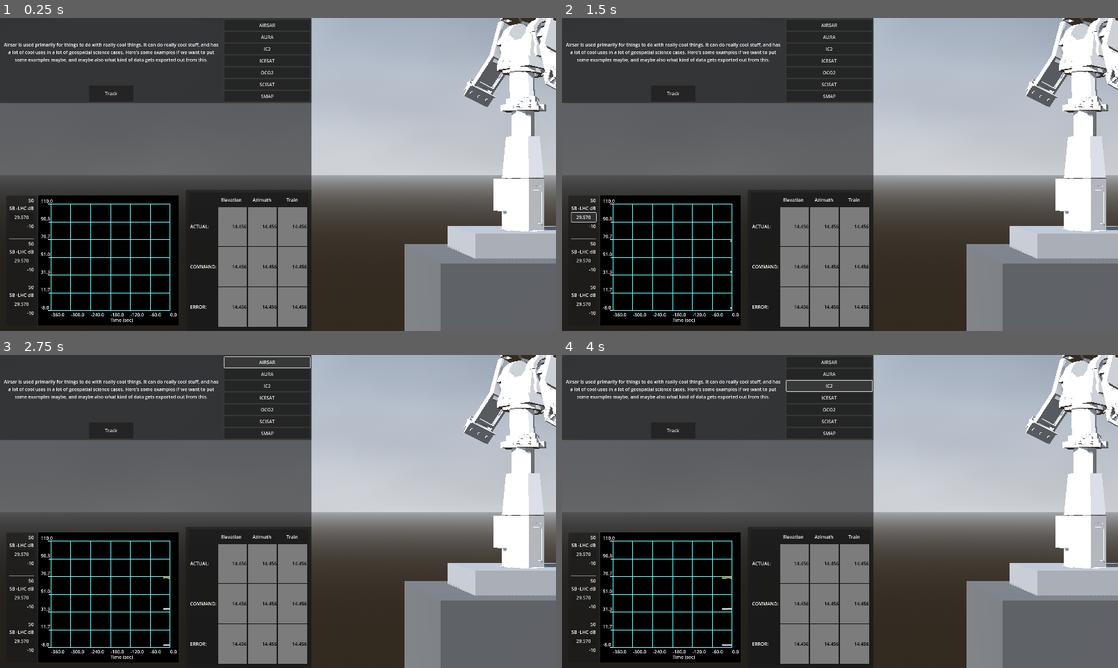
Above: before the commit, frames 1-4 (two rows, left to right).
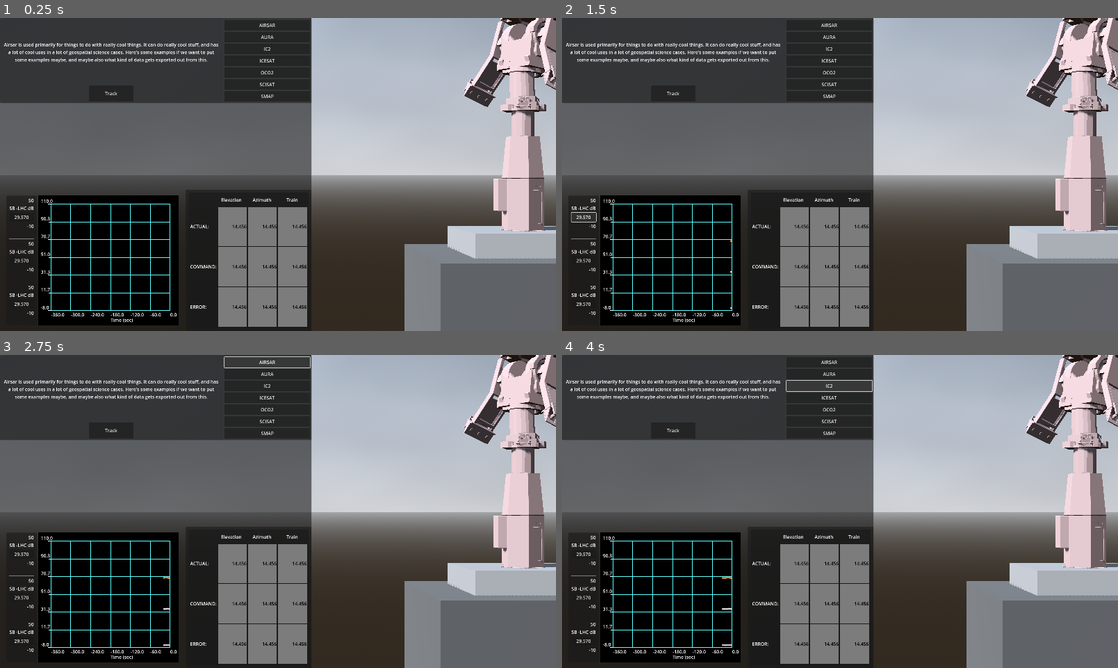
Above: after the commit, the same moments.

Repository: asfadmin/antenna-museum-exhibit
Game: Godot game, scene res://src/main.tscn
Same seed, same stepped clock (60 frames per second), same inputs: the game is played once before the commit and once after it.
Inputs:
- Up to frame 1 (0.25 s): no input
- Up to frame 2 (1.5 s): click "Track" at 0.5 s; click "29.570" at 1.25 s
- Up to frame 3 (2.75 s): click "AIRSAR" at 2 s
- Up to frame 4 (4 s): click "AURA" at 2.75 s; click "IC2" at 3.5 s

The runs differ from the first frame. In frame 1, 5.9% of the frame differs, in the area x 83-100%, y 0-69%; in frame 2, 5.9%; in frame 3, 5.9%; in frame 4, 5.9%.

Commit message:
feat: add material for antenna

Diff:
--- /dev/null
+++ b/exhibit-frontend/src/antenna/antenna.gd
@@ -0,0 +1 @@
+extends Node3D
--- /dev/null
+++ b/exhibit-frontend/src/antenna/antenna.tres
@@ -0,0 +1,4 @@
+[gd_resource type="StandardMaterial3D" format=3 uid="uid://di20wulf2k62r"]
+
+[resource]
+albedo_color = Color(0.629442, 0.541009, 0.53898, 1)
--- /dev/null
+++ b/exhibit-frontend/src/antenna/antenna.tscn
@@ -0,0 +1,104 @@
+[gd_scene load_steps=13 format=3 uid="uid://qjcn72nl6tvi"]
+
+[ext_resource type="Script" uid="uid://c5ui2e33ng278" path="res://src/antenna/antenna.gd" id="1_nx3gt"]
+[ext_resource type="PackedScene" uid="uid://b3opwuplxgqx0" path="res://assets/antenna_parts/0_-_Block.glb" id="2_2q8t5"]
+[ext_resource type="Material" uid="uid://di20wulf2k62r" path="res://src/antenna/antenna.tres" id="2_7pgxy"]
+[ext_resource type="PackedScene" uid="uid://ba64rfu8sp68g" path="res://assets/antenna_parts/1_-_Base.glb" id="3_avsif"]
+[ext_resource type="PackedScene" uid="uid://ci1xtdqxnvljc" path="res://assets/antenna_parts/2_-_Base_2.glb" id="4_6hgws"]
+[ext_resource type="PackedScene" uid="uid://bcvhemt7grexu" path="res://assets/antenna_parts/3_-_Pivot_Point.glb" id="5_2dns4"]
+[ext_resource type="PackedScene" uid="uid://b0mdtlw2s124b" path="res://assets/antenna_parts/6_-_Dish_Connector.glb" id="6_lw6s6"]
+[ext_resource type="PackedScene" uid="uid://dtt1g4b4tdl84" path="res://assets/antenna_parts/7_-_Dish.glb" id="7_wbuli"]
+[ext_resource type="PackedScene" uid="uid://dm35slvgaiaaw" path="res://assets/antenna_parts/8_-_Dish_Prong.glb" id="8_r7578"]
+[ext_resource type="PackedScene" uid="uid://cvsfhkxsifivr" path="res://assets/antenna_parts/9_-_Dish_Wire.glb" id="9_xwwws"]
+[ext_resource type="PackedScene" uid="uid://bdf8gvu1xau3i" path="res://assets/antenna_parts/4_-_R_Weight.glb" id="10_l16sl"]
+[ext_resource type="PackedScene" uid="uid://c5twodvirj3d5" path="res://assets/antenna_parts/5_-_L_Weight.glb" id="11_wi3du"]
+
+[node name="Antenna" type="Node3D"]
+script = ExtResource("1_nx3gt")
+
+[node name="0_-_Block" parent="." instance=ExtResource("2_2q8t5")]
+transform = Transform3D(1, 0, 0, 0, -4.37114e-08, -1, 0, 1, -4.37114e-08, 0, -7.86131, 0)
+
+[node name="0 - Block" parent="0_-_Block" index="0"]
+material_override = ExtResource("2_7pgxy")
+surface_material_override/0 = ExtResource("2_7pgxy")
+
+[node name="1_-_Base" parent="." instance=ExtResource("3_avsif")]
+transform = Transform3D(1, 0, 0, 0, -4.37114e-08, -1, 0, 1, -4.37114e-08, -0.148741, 5.0558, -2.68437)
+
+[node name="1 - Base" parent="1_-_Base" index="0"]
+material_override = ExtResource("2_7pgxy")
+
+[node name="2_-_Base_2" parent="." instance=ExtResource("4_6hgws")]
+transform = Transform3D(1, 0, 0, 0, -4.37114e-08, -1, 0, 1, -4.37114e-08, -0.760994, 14.9275, -2.17999)
+
+[node name="2 - Base 2" parent="2_-_Base_2" index="0"]
+material_override = ExtResource("2_7pgxy")
+
+[node name="Horizontal Rotator" type="Node3D" parent="."]
+transform = Transform3D(0.463095, 0, -0.886309, 0, 1, 0, 0.886309, 0, 0.463095, -0.317264, 16.8599, -2.97598)
+
+[node name="3_-_Pivot_Point" parent="Horizontal Rotator" instance=ExtResource("5_2dns4")]
+transform = Transform3D(1, 0, 0, 0, -4.09782e-08, -1, 0, 1, -4.09782e-08, -0.173912, 5.30043, -0.56586)
+
+[node name="3 - Pivot Point" parent="Horizontal Rotator/3_-_Pivot_Point" index="0"]
+material_override = ExtResource("2_7pgxy")
+
+[node name="Antenna Rotator" type="Node3D" parent="Horizontal Rotator"]
+transform = Transform3D(1, 0, 0, 0, 0.978867, 0.204496, 0, -0.204496, 0.978867, 0, 6.11736, 0)
+
+[node name="Weight Rotator" type="Node3D" parent="Horizontal Rotator/Antenna Rotator"]
+transform = Transform3D(1, 0, 0, 0, 1, 0, 0, 0, 1, 0, -6.11736, 0)
+
+[node name="6_-_Dish_Connector" parent="Horizontal Rotator/Antenna Rotator/Weight Rotator" instance=ExtResource("6_lw6s6")]
+transform = Transform3D(1, 0, 0, 0, -4.37114e-08, -1, 0, 1, -4.37114e-08, -0.208233, 9.13718, -1.32583)
+
+[node name="6 - Dish Connector" parent="Horizontal Rotator/Antenna Rotator/Weight Rotator/6_-_Dish_Connector" index="0"]
+material_override = ExtResource("2_7pgxy")
+
+[node name="7_-_Dish" parent="Horizontal Rotator/Antenna Rotator/Weight Rotator" instance=ExtResource("7_wbuli")]
+transform = Transform3D(1, 0, 0, 0, -4.37114e-08, -1, 0, 1, -4.37114e-08, -0.375654, 13.9249, -2.21154)
+
+[node name="7 - Dish" parent="Horizontal Rotator/Antenna Rotator/Weight Rotator/7_-_Dish" index="0"]
+material_override = ExtResource("2_7pgxy")
+
+[node name="8_-_Dish_Prong" parent="Horizontal Rotator/Antenna Rotator/Weight Rotator" instance=ExtResource("8_r7578")]
+transform = Transform3D(1, 0, 0, 0, -4.37114e-08, -1, 0, 1, -4.37114e-08, -0.11995, 14.2106, -2.45432)
+
+[node name="8 - Dish Prong" parent="Horizontal Rotator/Antenna Rotator/Weight Rotator/8_-_Dish_Prong" index="0"]
+material_override = ExtResource("2_7pgxy")
+
+[node name="9_-_Dish_Wire" parent="Horizontal Rotator/Antenna Rotator/Weight Rotator" instance=ExtResource("9_xwwws")]
+transform = Transform3D(1, 0, 0, 0, -4.37114e-08, -1, 0, 1, -4.37114e-08, -0.0638612, 20.0196, -3.09923)
+
+[node name="9 - Dish Wire" parent="Horizontal Rotator/Antenna Rotator/Weight Rotator/9_-_Dish_Wire" index="0"]
+material_override = ExtResource("2_7pgxy")
+
+[node name="RWeight" type="Node3D" parent="Horizontal Rotator/Antenna Rotator"]
+transform = Transform3D(1, 0, 0, 0, 1, 0, 0, 0, 1, 2.72342, -0.0603981, -0.0636269)
+
+[node name="4_-_R_Weight" parent="Horizontal Rotator/Antenna Rotator/RWeight" instance=ExtResource("10_l16sl")]
+transform = Transform3D(1, 0, 0, 0, -4.09782e-08, -1, 0, 1, -4.09782e-08, 3.05649, -4.50705, -0.285395)
+
+[node name="4 - R Weight" parent="Horizontal Rotator/Antenna Rotator/RWeight/4_-_R_Weight" index="0"]
+material_override = ExtResource("2_7pgxy")
+
+[node name="LWeight" type="Node3D" parent="Horizontal Rotator/Antenna Rotator"]
+transform = Transform3D(1, 0, 0, 0, 1, 0, 0, 0, 1, -3.65513, 0.205244, 0)
+
+[node name="5_-_L_Weight" parent="Horizontal Rotator/Antenna Rotator/LWeight" instance=ExtResource("11_wi3du")]
+transform = Transform3D(1, 0, 0, 0, -4.09782e-08, -1, 0, 1, -4.09782e-08, -2.66982, -4.89745, -0.142724)
+
+[node name="5 - L Weight" parent="Horizontal Rotator/Antenna Rotator/LWeight/5_-_L_Weight" index="0"]
+material_override = ExtResource("2_7pgxy")
+
+[editable path="0_-_Block"]
+[editable path="1_-_Base"]
+[editable path="2_-_Base_2"]
+[editable path="Horizontal Rotator/3_-_Pivot_Point"]
+[editable path="Horizontal Rotator/Antenna Rotator/Weight Rotator/6_-_Dish_Connector"]
+[editable path="Horizontal Rotator/Antenna Rotator/Weight Rotator/7_-_Dish"]
+[editable path="Horizontal Rotator/Antenna Rotator/Weight Rotator/8_-_Dish_Prong"]
+[editable path="Horizontal Rotator/Antenna Rotator/Weight Rotator/9_-_Dish_Wire"]
+[editable path="Horizontal Rotator/Antenna Rotator/RWeight/4_-_R_Weight"]
+[editable path="Horizontal Rotator/Antenna Rotator/LWeight/5_-_L_Weight"]
--- a/exhibit-frontend/src/main.tscn
+++ b/exhibit-frontend/src/main.tscn
@@ -1,18 +1,9 @@
-[gd_scene load_steps=23 format=3 uid="uid://d376paxrwxpt1"]
+[gd_scene load_steps=14 format=3 uid="uid://d376paxrwxpt1"]
 
 [ext_resource type="PackedScene" uid="uid://knpf8lihjx0u" path="res://src/button_kiosk/button_kiosk.tscn" id="1_5oyyh"]
 [ext_resource type="Script" uid="uid://nuwitqjnjsod" path="res://addons/orbit_camera/orbit_camera.gd" id="2_v2ihe"]
 [ext_resource type="PackedScene" uid="uid://cvfg2agde6b5d" path="res://src/plot_control/PlotControl.tscn" id="3_kylsy"]
-[ext_resource type="PackedScene" uid="uid://b3opwuplxgqx0" path="res://assets/antenna_parts/0_-_Block.glb" id="4_srxbw"]
-[ext_resource type="PackedScene" uid="uid://ba64rfu8sp68g" path="res://assets/antenna_parts/1_-_Base.glb" id="5_d3u4l"]
-[ext_resource type="PackedScene" uid="uid://ci1xtdqxnvljc" path="res://assets/antenna_parts/2_-_Base_2.glb" id="6_mlv6i"]
-[ext_resource type="PackedScene" uid="uid://bcvhemt7grexu" path="res://assets/antenna_parts/3_-_Pivot_Point.glb" id="7_tb146"]
-[ext_resource type="PackedScene" uid="uid://bdf8gvu1xau3i" path="res://assets/antenna_parts/4_-_R_Weight.glb" id="8_e7lu8"]
-[ext_resource type="PackedScene" uid="uid://c5twodvirj3d5" path="res://assets/antenna_parts/5_-_L_Weight.glb" id="9_okx7f"]
-[ext_resource type="PackedScene" uid="uid://b0mdtlw2s124b" path="res://assets/antenna_parts/6_-_Dish_Connector.glb" id="10_sta5p"]
-[ext_resource type="PackedScene" uid="uid://dtt1g4b4tdl84" path="res://assets/antenna_parts/7_-_Dish.glb" id="11_sif16"]
-[ext_resource type="PackedScene" uid="uid://dm35slvgaiaaw" path="res://assets/antenna_parts/8_-_Dish_Prong.glb" id="12_d7bab"]
-[ext_resource type="PackedScene" uid="uid://cvsfhkxsifivr" path="res://assets/antenna_parts/9_-_Dish_Wire.glb" id="13_ib8ht"]
+[ext_resource type="PackedScene" uid="uid://qjcn72nl6tvi" path="res://src/antenna/antenna.tscn" id="4_3cfgd"]
 
 [sub_resource type="CylinderMesh" id="CylinderMesh_yklx4"]
 height = 4.0
@@ -121,7 +112,7 @@
 size_flags_stretch_ratio = 0.25
 alignment = 1
 
-[node name="Button" type="Button" parent="PanelContainer/VBoxContainer/PanelContainer/Control/MarginContainer/VBoxContainer2/Control"]
+[node name="TrackButton" type="Button" parent="PanelContainer/VBoxContainer/PanelContainer/Control/MarginContainer/VBoxContainer2/Control"]
 custom_minimum_size = Vector2(153.465, 0)
 layout_mode = 2
 text = "Track"
@@ -200,50 +191,5 @@
 transform = Transform3D(1, 0, 0, 0, 1, 0, 0, 0, 1, 0, -1.84834, 0)
 size = Vector3(3, 1, 3)
 
-[node name="Antenna" type="Node3D" parent="."]
+[node name="Antenna" parent="." instance=ExtResource("4_3cfgd")]
 transform = Transform3D(0.205, 0, 0, 0, 0.205, 0, 0, 0, 0.205, 0.136787, -1.37393, 0.715678)
-
-[node name="0_-_Block" parent="Antenna" instance=ExtResource("4_srxbw")]
-transform = Transform3D(1, 0, 0, 0, -4.37114e-08, -1, 0, 1, -4.37114e-08, 0, -7.86131, 0)
-
-[node name="1_-_Base" parent="Antenna" instance=ExtResource("5_d3u4l")]
-transform = Transform3D(1, 0, 0, 0, -4.37114e-08, -1, 0, 1, -4.37114e-08, -0.148741, 5.0558, -2.68437)
-
-[node name="2_-_Base_2" parent="Antenna" instance=ExtResource("6_mlv6i")]
-transform = Transform3D(1, 0, 0, 0, -4.37114e-08, -1, 0, 1, -4.37114e-08, -0.760994, 14.9275, -2.17999)
-
-[node name="Horizontal Rotator" type="Node3D" parent="Antenna"]
-transform = Transform3D(0.463095, 0, -0.886309, 0, 1, 0, 0.886309, 0, 0.463095, -0.317264, 16.8599, -2.97598)
-
-[node name="3_-_Pivot_Point" parent="Antenna/Horizontal Rotator" instance=ExtResource("7_tb146")]
-transform = Transform3D(1, 0, 0, 0, -4.09782e-08, -1, 0, 1, -4.09782e-08, -0.173912, 5.30043, -0.56586)
-
-[node name="Antenna Rotator" type="Node3D" parent="Antenna/Horizontal Rotator"]
-transform = Transform3D(1, 0, 0, 0, 0.978867, 0.204496, 0, -0.204496, 0.978867, 0, 6.11736, 0)
-
-[node name="Weight Rotator" type="Node3D" parent="Antenna/Horizontal Rotator/Antenna Rotator"]
-transform = Transform3D(1, 0, 0, 0, 1, 0, 0, 0, 1, 0, -6.11736, 0)
-
-[node name="6_-_Dish_Connector" parent="Antenna/Horizontal Rotator/Antenna Rotator/Weight Rotator" instance=ExtResource("10_sta5p")]
-transform = Transform3D(1, 0, 0, 0, -4.37114e-08, -1, 0, 1, -4.37114e-08, -0.208233, 9.13718, -1.32583)
-
-[node name="7_-_Dish" parent="Antenna/Horizontal Rotator/Antenna Rotator/Weight Rotator" instance=ExtResource("11_sif16")]
-transform = Transform3D(1, 0, 0, 0, -4.37114e-08, -1, 0, 1, -4.37114e-08, -0.375654, 13.9249, -2.21154)
-
-[node name="8_-_Dish_Prong" parent="Antenna/Horizontal Rotator/Antenna Rotator/Weight Rotator" instance=ExtResource("12_d7bab")]
-transform = Transform3D(1, 0, 0, 0, -4.37114e-08, -1, 0, 1, -4.37114e-08, -0.11995, 14.2106, -2.45432)
-
-[node name="9_-_Dish_Wire" parent="Antenna/Horizontal Rotator/Antenna Rotator/Weight Rotator" instance=ExtResource("13_ib8ht")]
-transform = Transform3D(1, 0, 0, 0, -4.37114e-08, -1, 0, 1, -4.37114e-08, -0.0638612, 20.0196, -3.09923)
-
-[node name="RWeight" type="Node3D" parent="Antenna/Horizontal Rotator/Antenna Rotator"]
-transform = Transform3D(1, 0, 0, 0, 1, 0, 0, 0, 1, 2.72342, -0.0603981, -0.0636269)
-
-[node name="4_-_R_Weight" parent="Antenna/Horizontal Rotator/Antenna Rotator/RWeight" instance=ExtResource("8_e7lu8")]
-transform = Transform3D(1, 0, 0, 0, -4.09782e-08, -1, 0, 1, -4.09782e-08, 3.05649, -4.50705, -0.285395)
-
-[node name="LWeight" type="Node3D" parent="Antenna/Horizontal Rotator/Antenna Rotator"]
-transform = Transform3D(1, 0, 0, 0, 1, 0, 0, 0, 1, -3.65513, 0.205244, 0)
-
-[node name="5_-_L_Weight" parent="Antenna/Horizontal Rotator/Antenna Rotator/LWeight" instance=ExtResource("9_okx7f")]
-transform = Transform3D(1, 0, 0, 0, -4.09782e-08, -1, 0, 1, -4.09782e-08, -2.66982, -4.89745, -0.142724)
Not shown, added: exhibit-frontend/src/antenna/antenna.gd.uid
